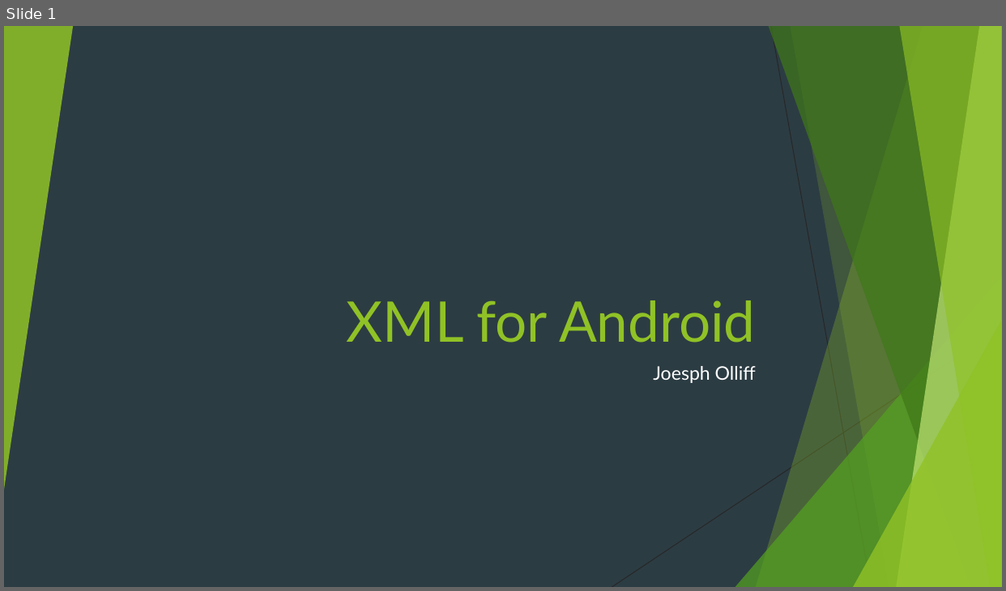
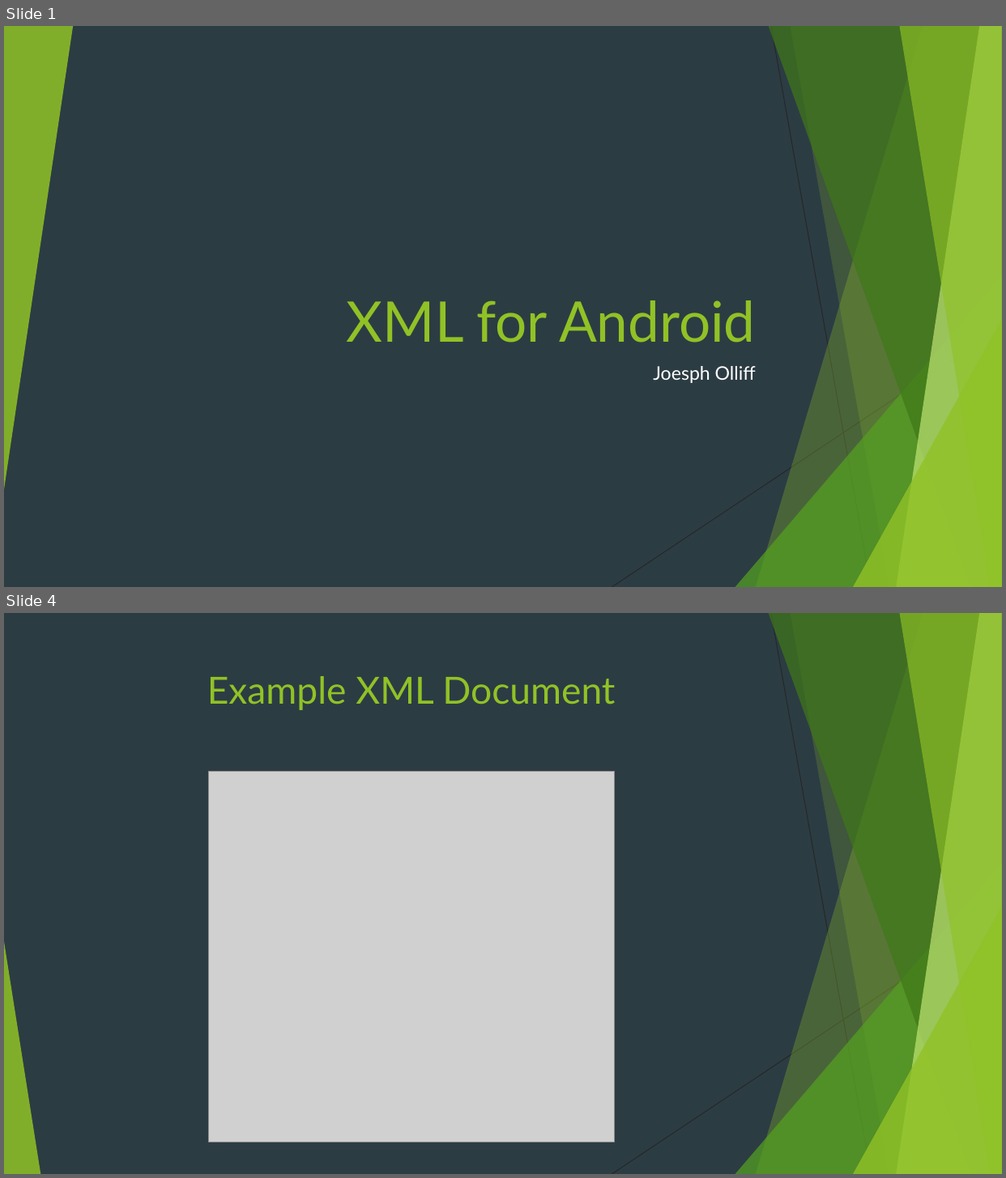
Before and after one commit to Sylvia-Olliff/XML-class, a slide deck: XML for Android.pptx. Shown one above the other, each under a label of ours: slide 1 before the commit, slides 1 and 4 after it; the slides between them are not shown. The pictures are 1006x591 and 1006x1178 pixels, drawn with LibreOffice and Linux fonts; fonts in the diff are those of the drawing; grey boxes stand for pictures. Boxes give left, top, right and bottom in pixels: in the first picture for what was removed or moved away, otherwise in the second. Text is boxed around its words. In the diff, an @@ line names an element or a change of style, - is before the commit and + after.

```diff
--- a/XML for Android.pptx
+++ b/XML for Android.pptx
@@ slide 4 added at box(4, 613, 1002, 1174), background #2C3C43; not listed: 9 template elements that a slide beside it also shows @@
@@ title added at box(207, 676, 615, 710), 36 pt, text #90C226 @@
+Example XML Document
@@ picture added at box(208, 771, 614, 1142) @@
@@ triangle added at box(4, 942, 40, 1174), fill #90C226 at 85% opacity @@
```
Also in this commit, not shown: 4 other slides added.
